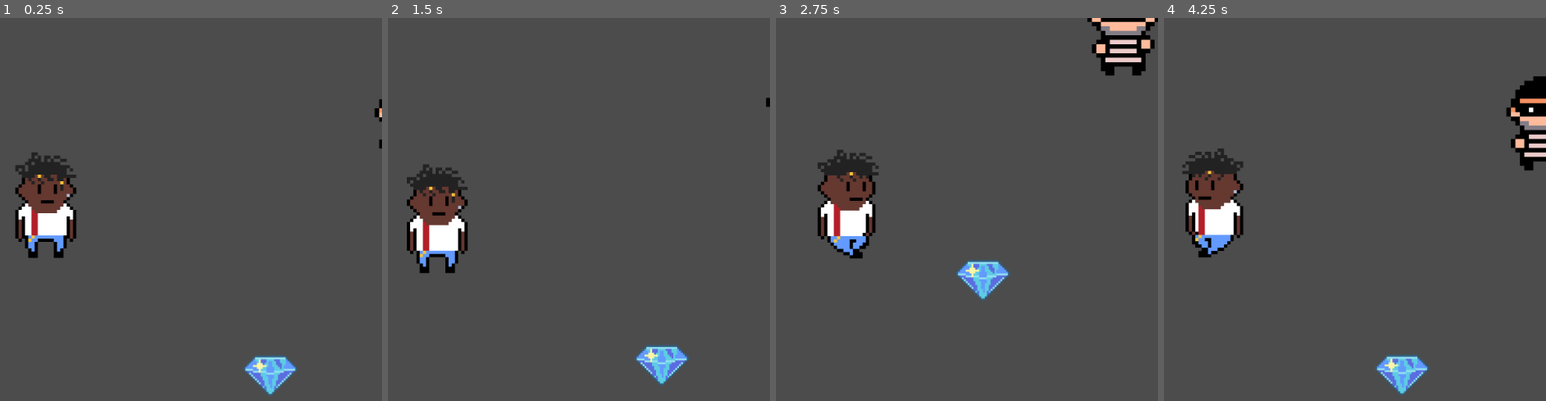
Above: before the commit, frames 1-4 (left to right).
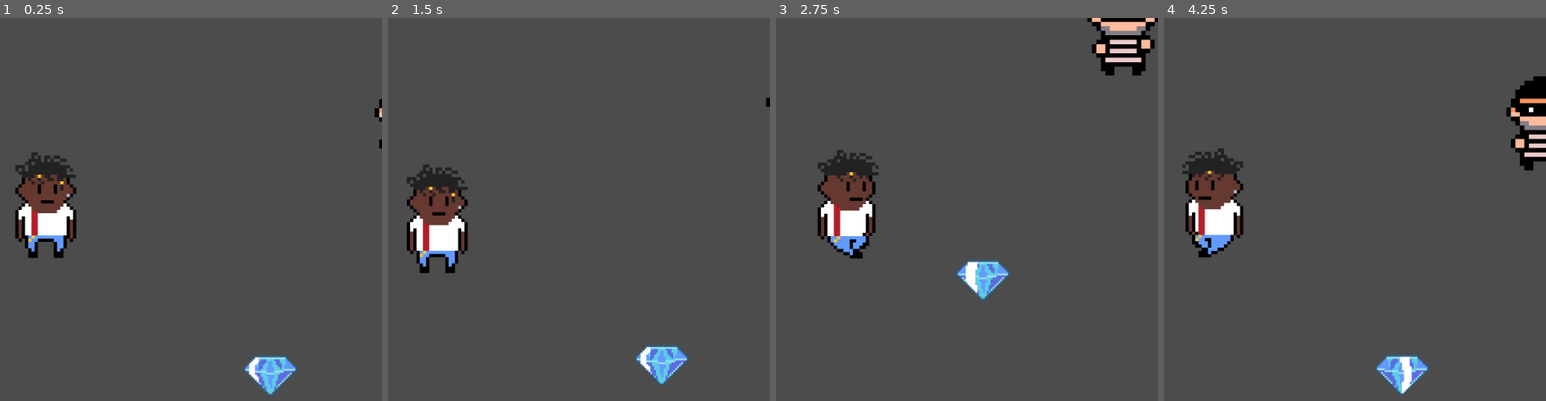
Above: after the commit, the same moments.

Repository: KelJ27/Vault-Raider
Game: Godot game, scene res://Main.tscn
Two runs of this game, one before a commit and one after it. Both use one fixed random seed, a clock stepped at 60 frames per second and the inputs below.
Inputs:
- Up to frame 1 (0.25 s): no input
- Up to frame 2 (1.5 s): hold D (Right) 0.53-1.28 s; hold S (Down) from 1.28 s (still down)
- Up to frame 3 (2.75 s): release S (Down) at 2.03 s; hold D (Right) from 2.03 s (still down)
- Up to frame 4 (4.25 s): release D (Right) at 2.78 s; hold W (Up) 2.78-3.53 s; hold A (Left) from 3.53 s (still down)

The runs differ from the first frame. In frame 1, 0.2% of the frame differs, in the area x 65-70%, y 88-96%; in frame 2, 0.1%; in frame 3, 0.2%; in frame 4, 0.3%, in the area x 57-65%, y 88-99%.

Commit message:
Started creation of diamond state machine

Diff:
--- a/Main.tscn
+++ b/Main.tscn
@@ -1,9 +1,10 @@
-[gd_scene load_steps=22 format=2]
+[gd_scene load_steps=23 format=2]
 
 [ext_resource path="res://Scripts/Player.gd" type="Script" id=1]
 [ext_resource path="res://Sprites/Characters/Conrad_Spritesheet500%.png" type="Texture" id=2]
 [ext_resource path="res://Sprites/Characters/Robber700%.png" type="Texture" id=3]
-[ext_resource path="res://Sprites/Valuables/Diamond.png" type="Texture" id=4]
+[ext_resource path="res://Scripts/Diamond.gd" type="Script" id=4]
+[ext_resource path="res://Sprites/Valuables/Diamond.png" type="Texture" id=5]
 
 [sub_resource type="RectangleShape2D" id=1]
 
@@ -195,6 +196,20 @@
 
 [sub_resource type="Animation" id=15]
 resource_name = "Pause"
+length = 0.2
+loop = true
+tracks/0/type = "value"
+tracks/0/path = NodePath("Sprite:frame")
+tracks/0/interp = 1
+tracks/0/loop_wrap = true
+tracks/0/imported = false
+tracks/0/enabled = true
+tracks/0/keys = {
+"times": PoolRealArray( 0 ),
+"transitions": PoolRealArray( 1 ),
+"update": 1,
+"values": [ 10 ]
+}
 
 [sub_resource type="Animation" id=16]
 resource_name = "Shine"
@@ -277,12 +292,14 @@
 "anims/Walk Up" = SubResource( 13 )
 
 [node name="Diamond" type="KinematicBody2D" parent="."]
+script = ExtResource( 4 )
 
 [node name="Sprite" type="Sprite" parent="Diamond"]
 position = Vector2( 54.4149, 251.669 )
-texture = ExtResource( 4 )
+texture = ExtResource( 5 )
 vframes = 2
 hframes = 11
+frame = 10
 
 [node name="CollisionShape2D" type="CollisionShape2D" parent="Diamond"]
 shape = SubResource( 14 )
--- /dev/null
+++ b/Scripts/Diamond.gd
@@ -0,0 +1,28 @@
+extends KinematicBody2D
+
+enum {
+	PAUSE,
+	SPARKLE,
+	SHINE
+}
+var state = SHINE
+var animPlayer
+var animation = "Pause"
+var speedMultiplier = 8
+
+
+func _ready():
+	animPlayer = get_node("AnimationPlayer")
+
+
+func _process(delta):
+	match state:
+		PAUSE:
+			animation = "Pause"
+			animPlayer.play(animation, -speedMultiplier)
+		SHINE:
+			animation = "Shine"
+			animPlayer.play(animation, -speedMultiplier)
+		SPARKLE:
+			animation = "Sparkle"
+			animPlayer.play(animation, -speedMultiplier)
